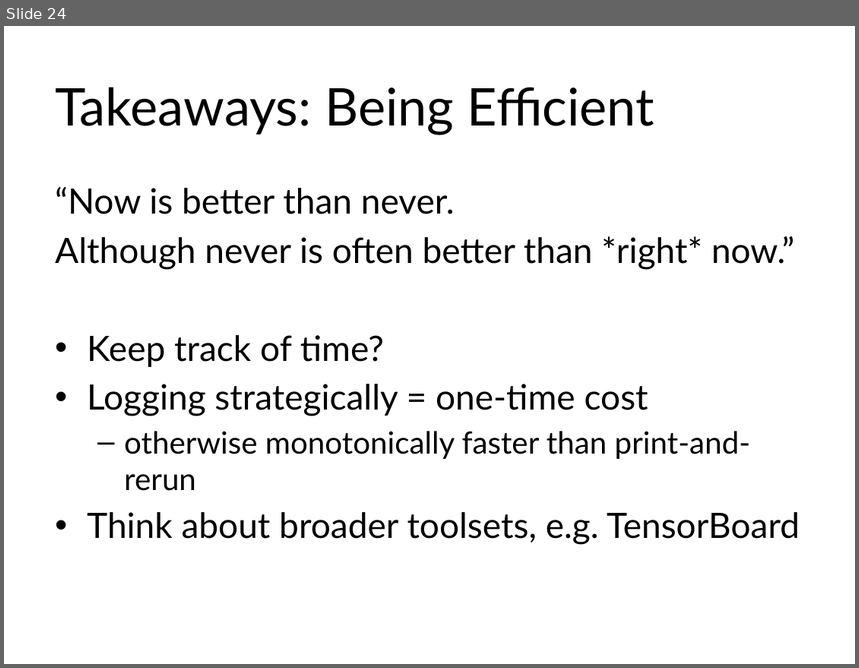
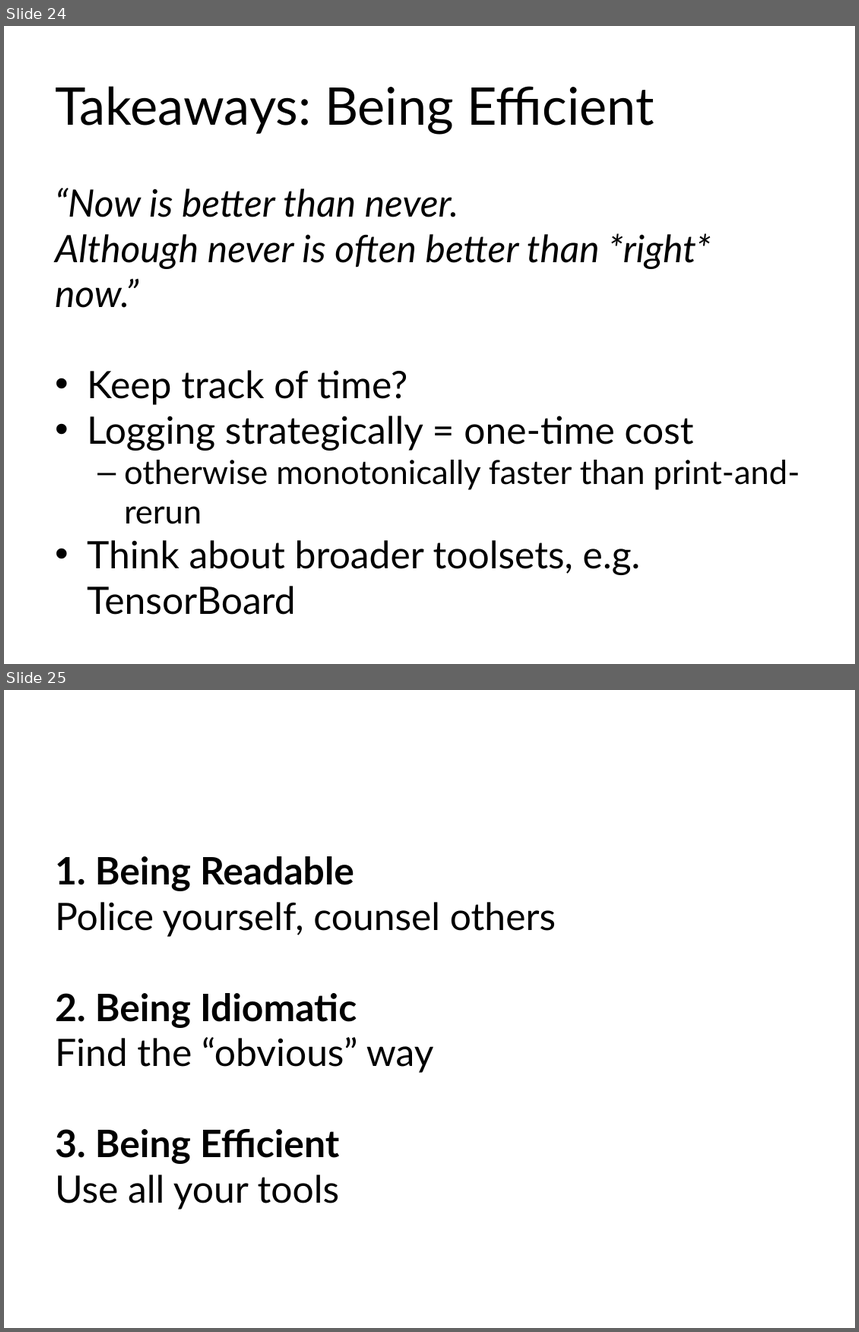
Before and after one commit to pcallier/standard_love, a slide deck: standard_lib.pptx. Shown one above the other, each under a label of ours: slide 24 before the commit, slides 24 and 25 after it. The pictures are 859x668 and 859x1332 pixels, drawn with LibreOffice and Linux fonts; fonts in the diff are those of the drawing. Boxes give left, top, right and bottom in pixels: in the first picture for what was removed or moved away, otherwise in the second. Text is boxed around its words. In the diff, an @@ line names an element or a change of style, - is before the commit and + after.

```diff
--- a/standard_lib.pptx
+++ b/standard_lib.pptx
@@ slide 25 added at <box>4,690,855,1328</box>, background #FFFFFF @@
@@ text added at <box>55,856,556,1210</box>, 32 pt, text #000000 @@
+1. Being Readable
+Police yourself, counsel others
+2. Being Idiomatic
+Find the “obvious” way
+3. Being Efficient
+Use all your tools
@@ slide 24 changed as well @@
@@ text "“Now is better than never." at <box>55,188,800,615</box>: size 29.6 to 32 pt in "“Now is better than never.", "Although never is often better than *right* ...", "Keep track of time?", "Logging strategically = one-time cost" and 1 more places; italic on in "“Now is better than never.", "Although never is often better than *right* ..."; size 25.9 to 28 pt in "otherwise monotonically faster than print-and-rerun"; less space between paragraphs; indent changed @@
```
Also in this commit, not shown: 15 other slides changed.
